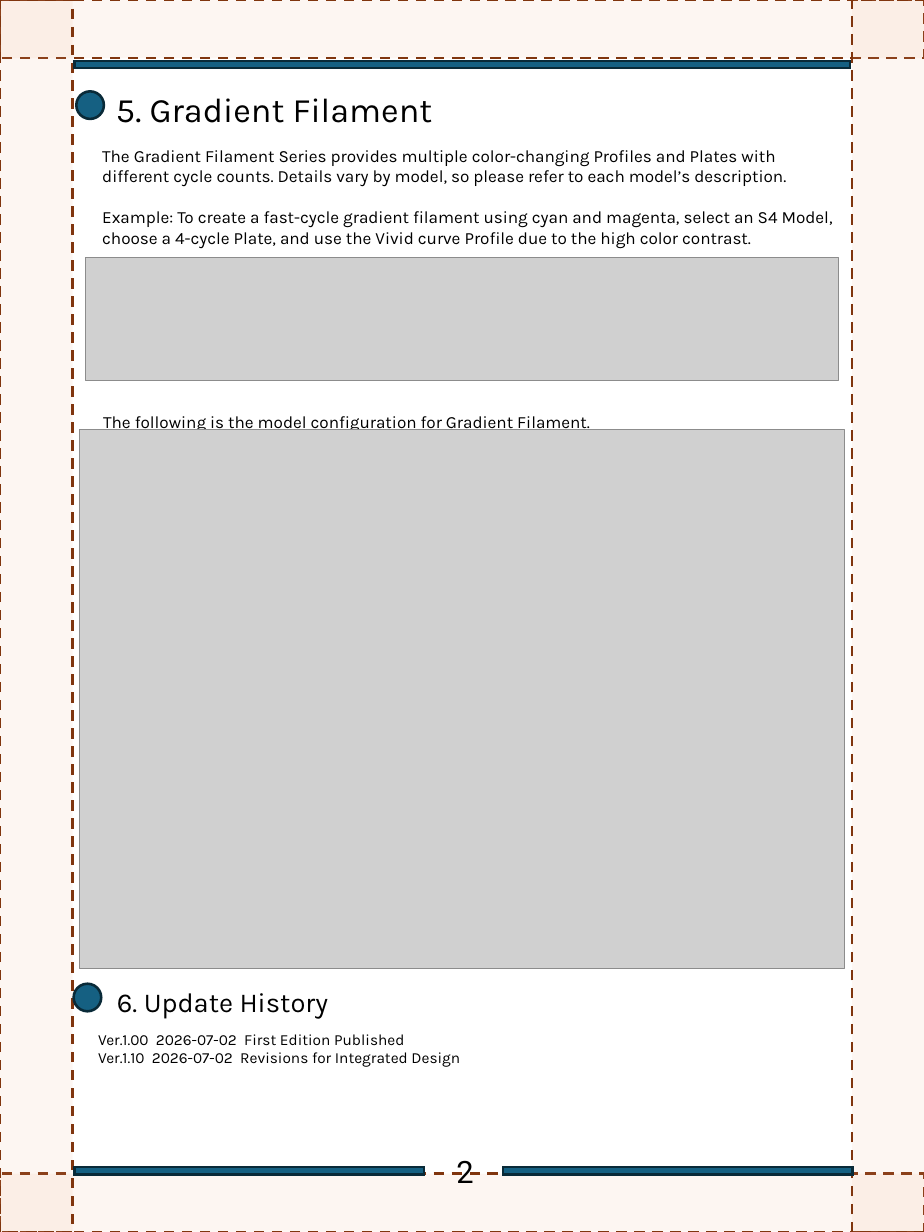
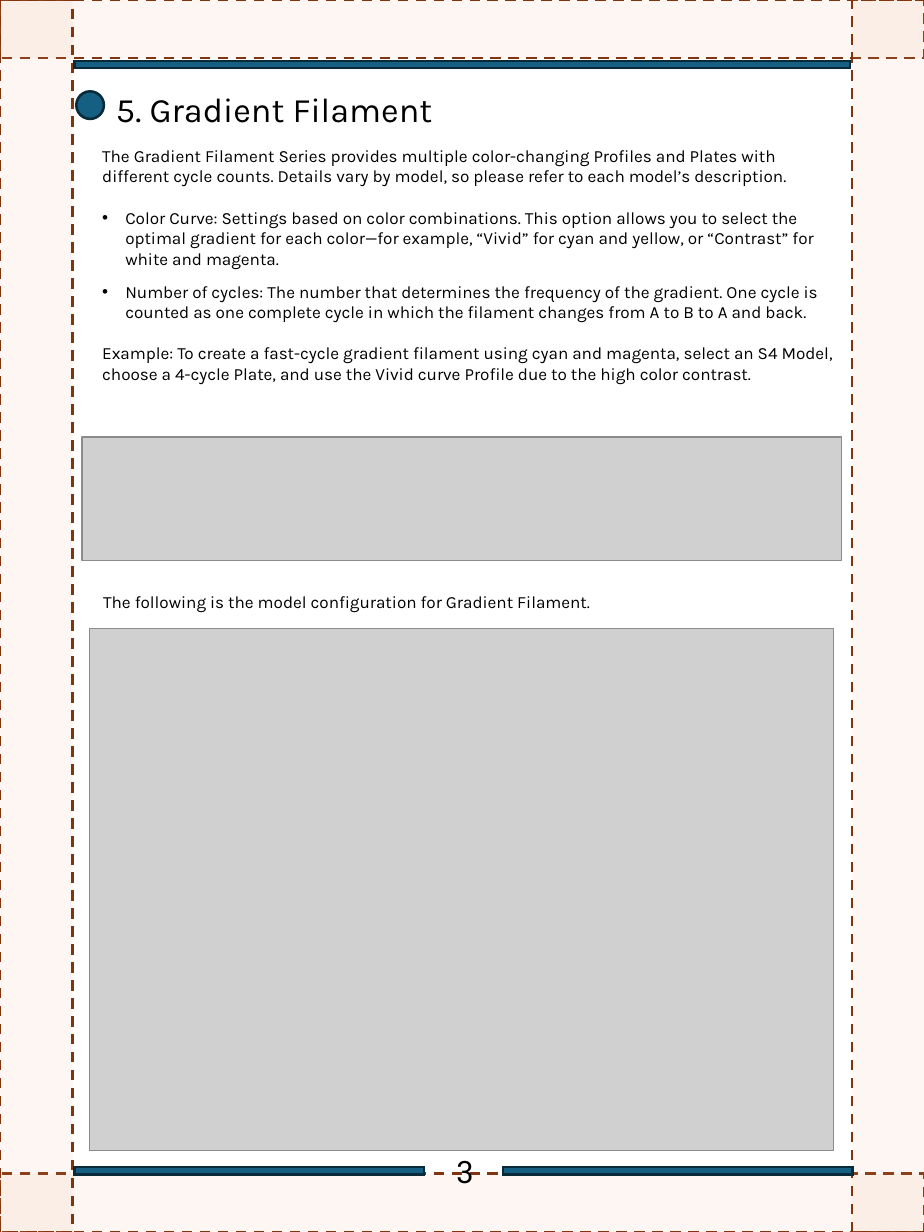
Before and after one commit to FlexChromaHQ/FlexChroma, a slide deck: slide 4 of Documents/Original/FlexChroma_Tour_Guide_EN.pptx. Drawn at 924x1232 pixels with LibreOffice and Linux fonts; fonts in the diff are those of the drawing; grey boxes stand for pictures. Boxes give left, top, right and bottom in pixels: in the first picture for what was removed or moved away, otherwise in the second. Text is boxed around its words. In the diff, an @@ line names an element or a change of style, - is before the commit and + after.

```diff
--- a/Documents/Original/FlexChroma_Tour_Guide_EN.pptx
+++ b/Documents/Original/FlexChroma_Tour_Guide_EN.pptx
@@ text at (x1=125, y1=212, x2=818, y2=323): paragraphs added @@
+• Color Curve: Settings based on color combinations. This option allows you to select the optimal gradient for each color—for example, “Vivid” for cyan and yellow, or “Contrast” for white and magenta.
+• Number of cycles: The number that determines the frequency of the gradient. One cycle is counted as one complete cycle in which the filament changes from A to B to A and back.
@@ picture removed at (x1=85, y1=257, x2=838, y2=381) @@
@@ picture removed at (x1=79, y1=430, x2=844, y2=970) @@
@@ picture added at (x1=83, y1=437, x2=841, y2=562) @@
@@ text "The following is the model ..." moved from (x1=103, y1=416, x2=590, y2=433) to (x1=103, y1=596, x2=590, y2=612) @@
@@ picture added at (x1=90, y1=628, x2=834, y2=1151) @@
@@ ellipse removed at (x1=74, y1=983, x2=101, y2=1010) @@
@@ text removed at (x1=117, y1=993, x2=328, y2=1019) @@
-6. Update History
@@ text removed at (x1=98, y1=1034, x2=460, y2=1067) @@
-Ver.1.00 2026-07-02 First Edition Published
-Ver.1.10 2026-07-02 Revisions for Integrated Design
@@ text at (x1=456, y1=1160, x2=473, y2=1184): text changed @@
-2
+3
```
Also in this commit, not shown: 2 other slides changed, 1 slide added, 3 other files.
